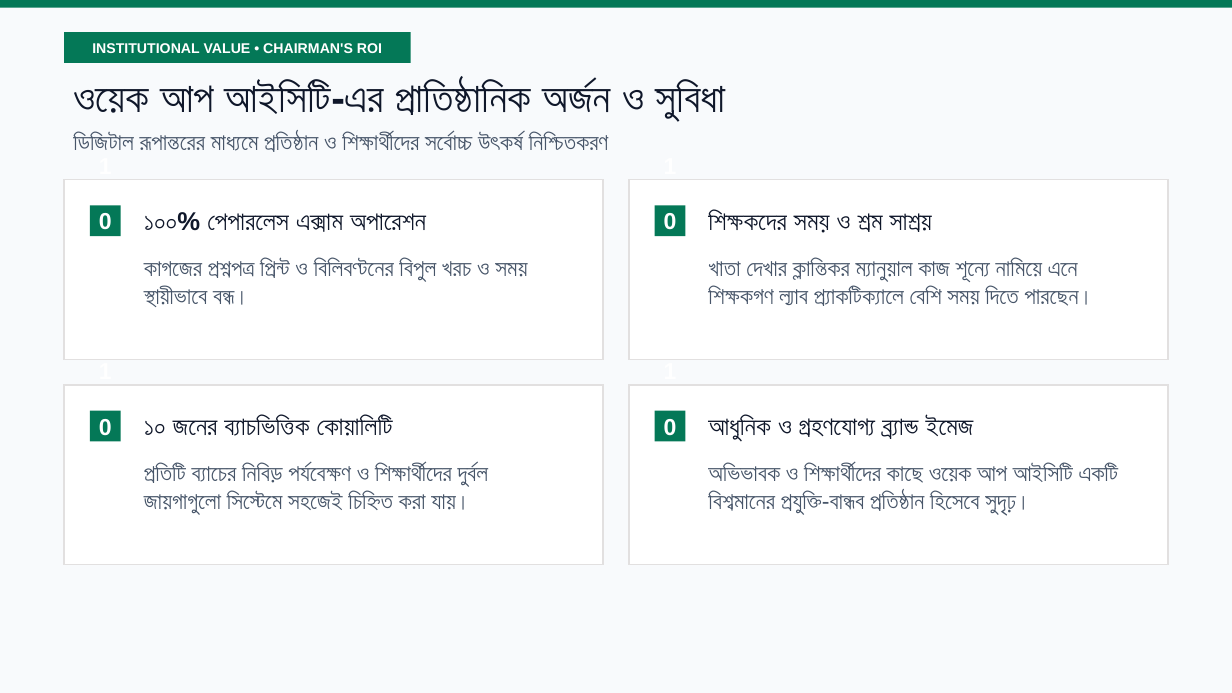
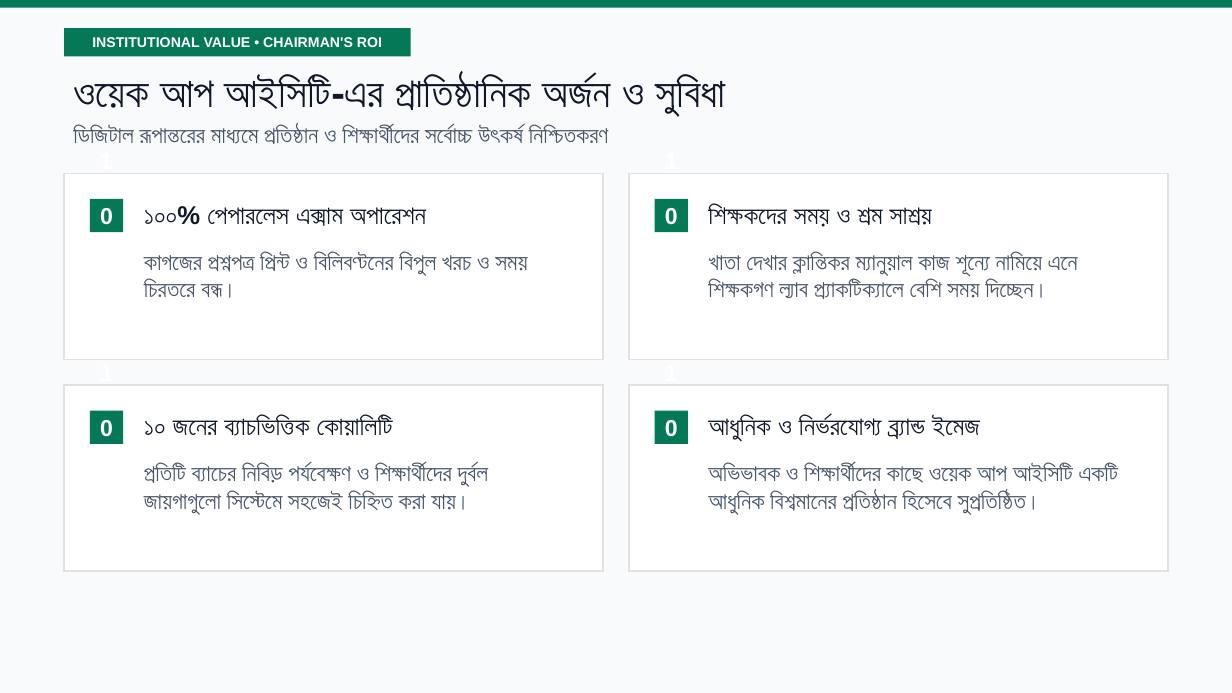
Before and after one commit to mahadihasanpranto786/wakeupict, a slide deck: slide 10 of Wake_Up_ICT_Student_Portal_Presentation.pptx. Drawn at 1232x693 pixels with LibreOffice and Linux fonts; fonts in the diff are those of the drawing. Boxes give left, top, right and bottom in pixels: in the first picture for what was removed or moved away, otherwise in the second. Text is boxed around its words. In the diff, an @@ line names an element or a change of style, - is before the commit and + after.

```diff
--- a/Wake_Up_ICT_Student_Portal_Presentation.pptx
+++ b/Wake_Up_ICT_Student_Portal_Presentation.pptx
@@ rectangle: place and size @@
-rectangle at (64, 179, 603, 359)
+rectangle at (64, 174, 603, 360)
@@ rectangle: place and size @@
-rectangle at (629, 179, 1168, 359)
+rectangle at (629, 174, 1168, 360)
@@ 4 texts, 3 rectangles: place and size @@
-4 texts, 3 rectangles at (64, 32, 932, 236)
+4 texts, 3 rectangles at (64, 29, 932, 232)
@@ text at (144, 251, 527, 298): text changed @@
-কাগজের প্রশ্নপত্র প্রিন্ট ও বিলিবণ্টনের বিপুল খরচ ও সময় স্থায়ীভাবে বন্ধ।
+কাগজের প্রশ্নপত্র প্রিন্ট ও বিলিবণ্টনের বিপুল খরচ ও সময় চিরতরে বন্ধ।
@@ text at (708, 251, 1078, 299): text changed @@
-খাতা দেখার ক্লান্তিকর ম্যানুয়াল কাজ শূন্যে নামিয়ে এনে শিক্ষকগণ ল্যাব প্র্যাকটিক্যালে বেশি সময় দিতে পারছেন।
+খাতা দেখার ক্লান্তিকর ম্যানুয়াল কাজ শূন্যে নামিয়ে এনে শিক্ষকগণ ল্যাব প্র্যাকটিক্যালে বেশি সময় দিচ্ছেন।
@@ rectangle: place and size @@
-rectangle at (64, 385, 603, 565)
+rectangle at (64, 385, 603, 571)
@@ rectangle: place and size @@
-rectangle at (629, 385, 1168, 565)
+rectangle at (629, 385, 1168, 571)
@@ text at (708, 416, 980, 441): text changed @@
-আধুনিক ও গ্রহণযোগ্য ব্র্যান্ড ইমেজ
+আধুনিক ও নির্ভরযোগ্য ব্র্যান্ড ইমেজ
@@ text at (708, 463, 1119, 515): text changed @@
-অভিভাবক ও শিক্ষার্থীদের কাছে ওয়েক আপ আইসিটি একটি বিশ্বমানের প্রযুক্তি-বান্ধব প্রতিষ্ঠান হিসেবে সুদৃঢ়।
+অভিভাবক ও শিক্ষার্থীদের কাছে ওয়েক আপ আইসিটি একটি আধুনিক বিশ্বমানের প্রতিষ্ঠান হিসেবে সুপ্রতিষ্ঠিত।
```
Also in this commit, not shown: 8 other slides changed, 2 slides added, 1 slide removed, 2 other files.
